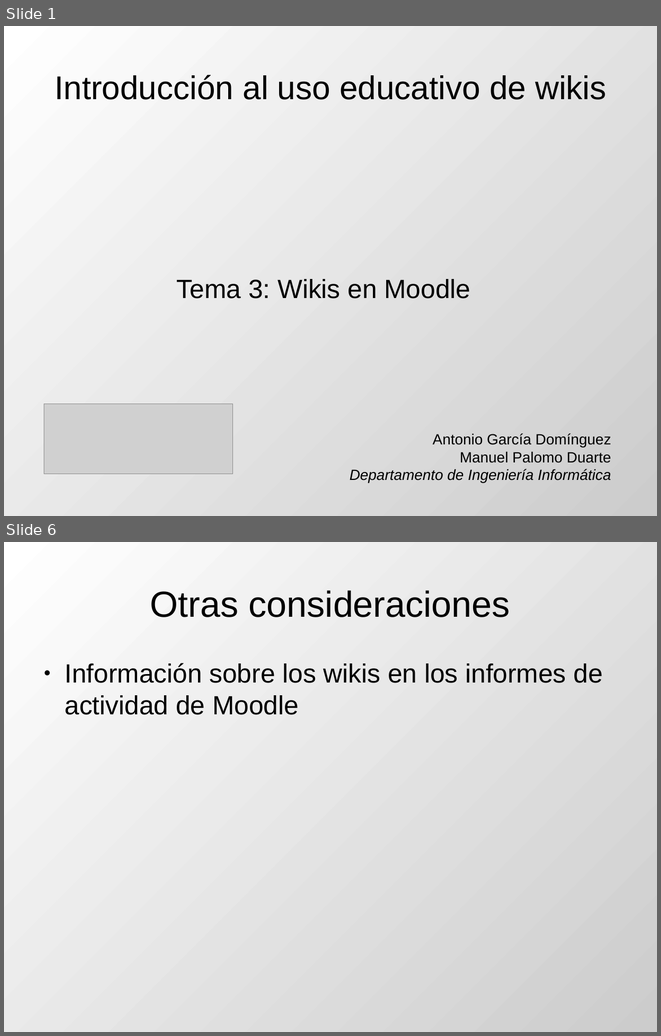
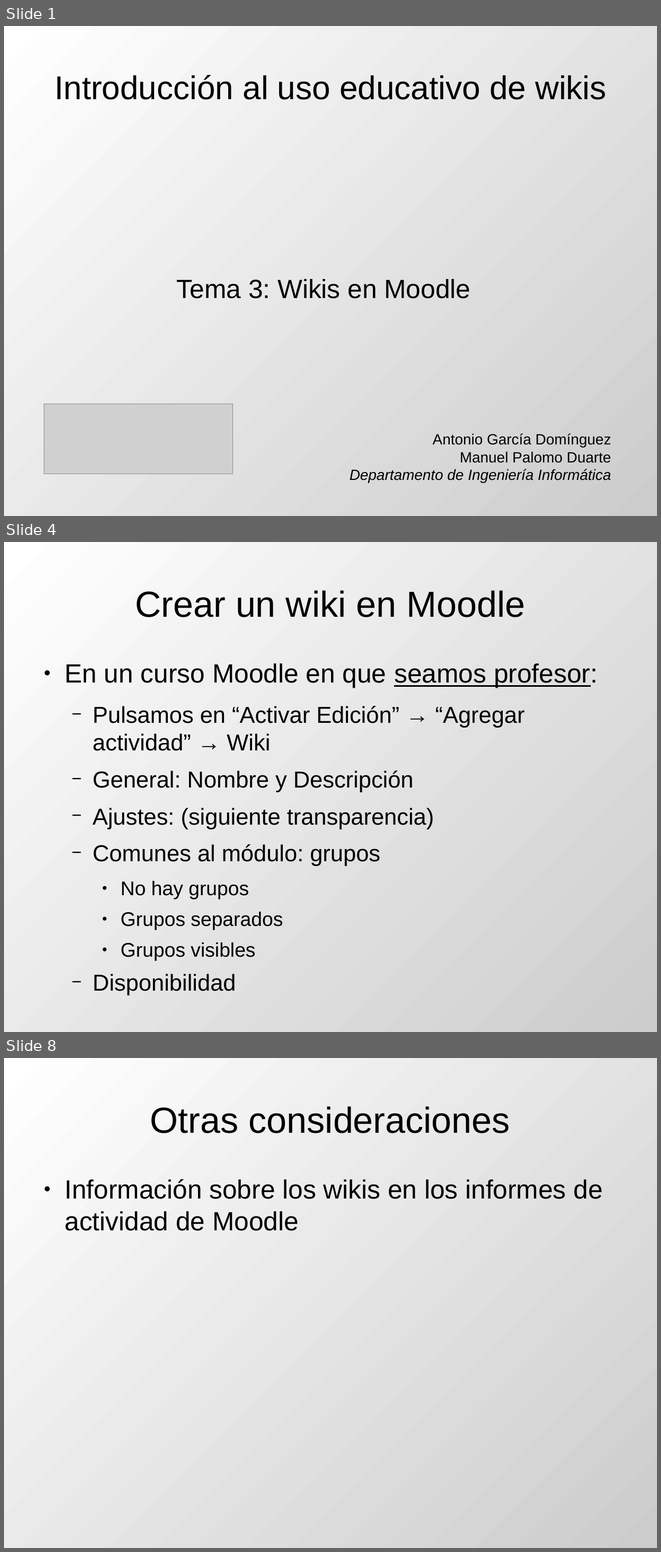
Before and after one commit to DrPantera/wikis4education, a slide deck: uca-2013_07/tema-3-WikisEnMoodle.odp. Shown one above the other, each under a label of ours: slides 1 and 6 before the commit, slides 1, 4 and 8 after it; the slides between them are not shown. The pictures are 661x1036 and 661x1552 pixels, drawn with LibreOffice and Linux fonts; fonts in the diff are those of the drawing; grey boxes stand for pictures. Boxes give left, top, right and bottom in pixels: in the first picture for what was removed or moved away, otherwise in the second. Text is boxed around its words. In the diff, an @@ line names an element or a change of style, - is before the commit and + after.

```diff
--- a/uca-2013_07/tema-3-WikisEnMoodle.odp
+++ b/uca-2013_07/tema-3-WikisEnMoodle.odp
@@ slide 4 added at (4,542,657,1032), background gradient #FFFFFF to #CCCCCC @@
@@ title added at (135,590,525,617), 44 pt, text #000000 @@
+Crear un wiki en Moodle
@@ text added at (64,663,598,961), 28 pt, text #000000 @@
+● En un curso Moodle en que seamos profesor:
+  − Pulsamos en “Activar Edición” → “Agregar actividad” → Wiki
+  − General: Nombre y Descripción
+  − Ajustes: (siguiente transparencia)
+  − Comunes al módulo: grupos
+    ● No hay grupos
+    ● Grupos separados
+    ● Grupos visibles
+  − Disponibilidad
@@ what was slide 6 is now slide 8 @@
```
Also in this commit, not shown: 3 slides changed, 2 other slides added, 1 slide removed, 3 other files.
